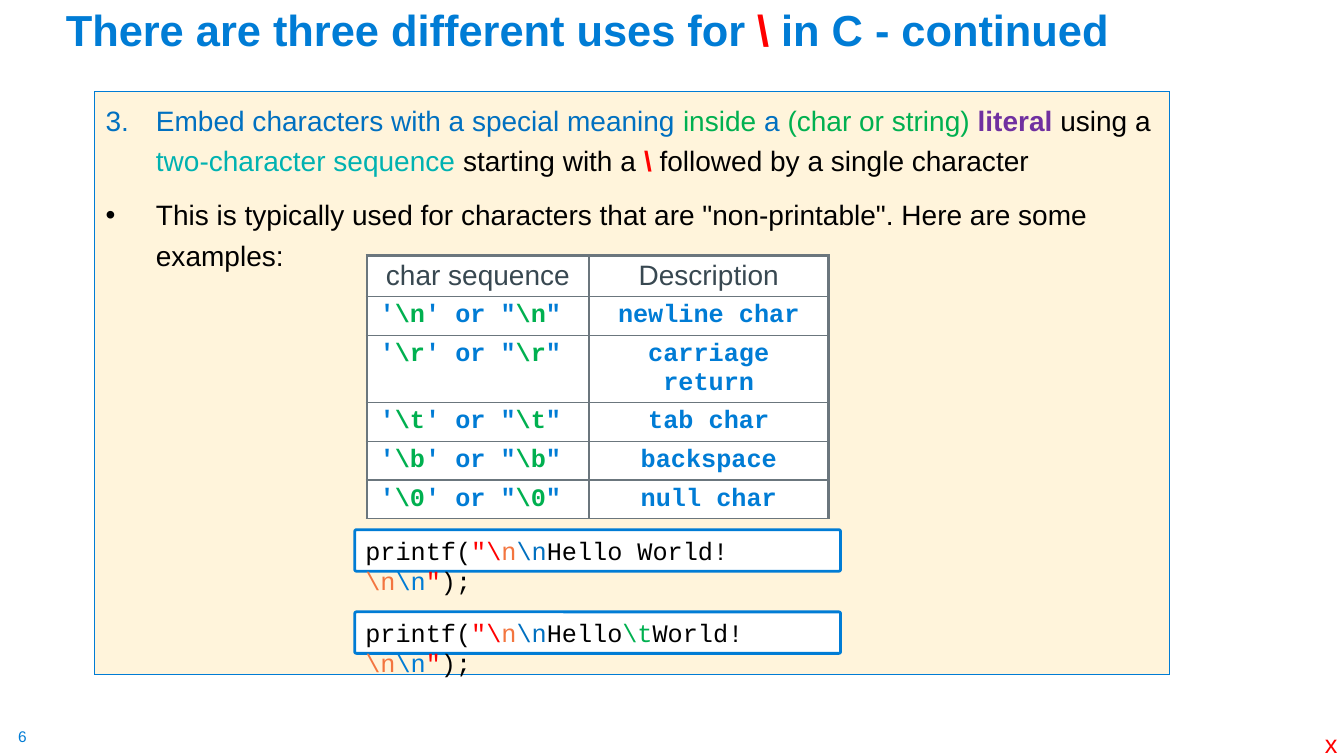
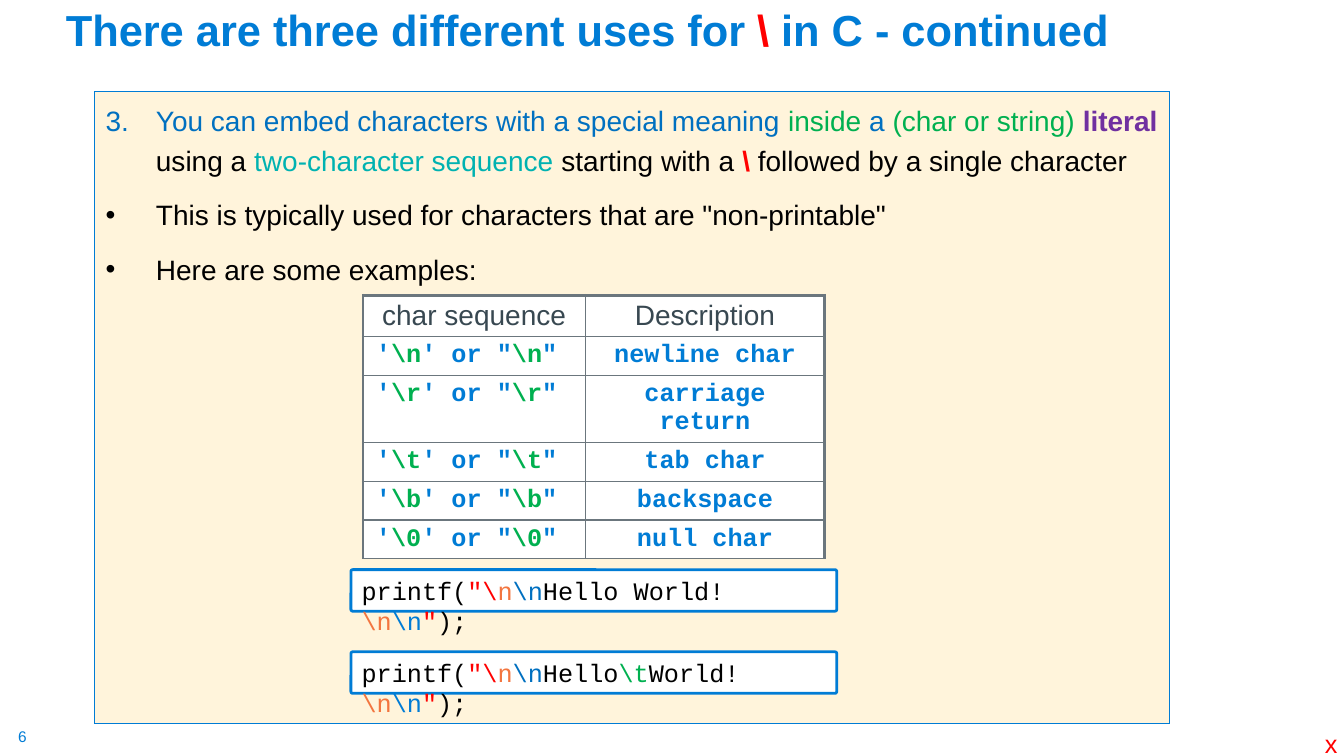
Before and after one commit to cse30-sp24/Muller-Slides, a slide deck: slide 6 of Lecture-3.pptx. Drawn at 1344x756 pixels with LibreOffice and Linux fonts; fonts in the diff are those of the drawing. Boxes give left, top, right and bottom in pixels: in the first picture for what was removed or moved away, otherwise in the second. Text is boxed around its words. In the diff, an @@ line names an element or a change of style, - is before the commit and + after.

```diff
--- a/Lecture-3.pptx
+++ b/Lecture-3.pptx
@@ text "You can embed characters with ...": place and size @@
-text "You can embed characters with ..." at <box>94,92,1170,675</box>
+text "You can embed characters with ..." at <box>94,92,1170,724</box>
@@ text at <box>156,110,1158,285</box>: text changed @@
-3. Embed characters with a special meaning inside a (char or string) literal using a two-character sequence starting with a \ followed by a single character
-• This is typically used for characters that are "non-printable". Here are some examples:
+3. You can embed characters with a special meaning inside a (char or string) literal using a two-character sequence starting with a \ followed by a single character
+• This is typically used for characters that are "non-printable"
+• Here are some examples:
@@ 2 rounded rectangles, 1 table: place and size @@
-2 rounded rectangles, 1 table at <box>355,255,841,653</box>
+2 rounded rectangles, 1 table at <box>351,295,837,694</box>
```
Also in this commit, not shown: 14 other slides changed, 2 other files.
